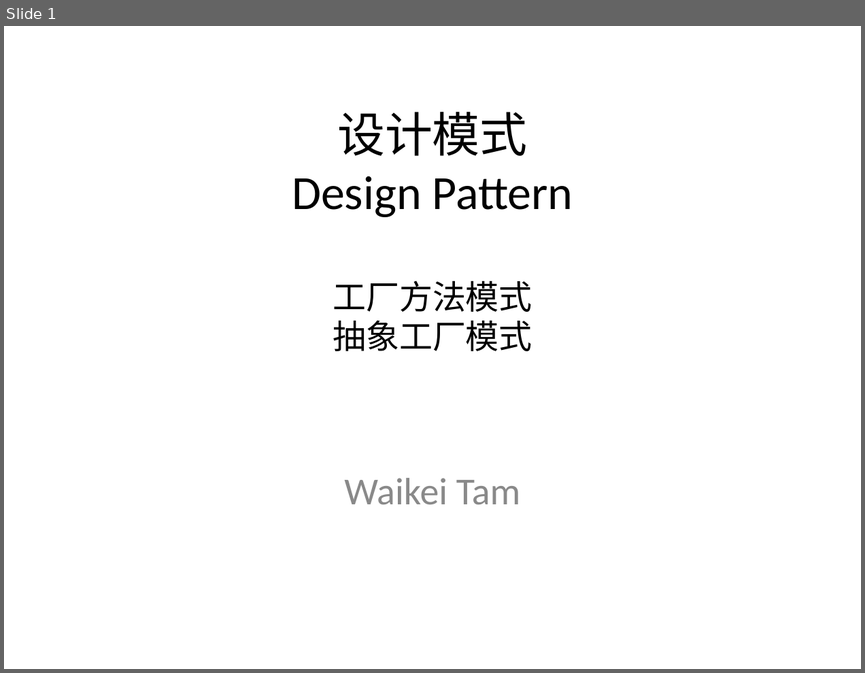
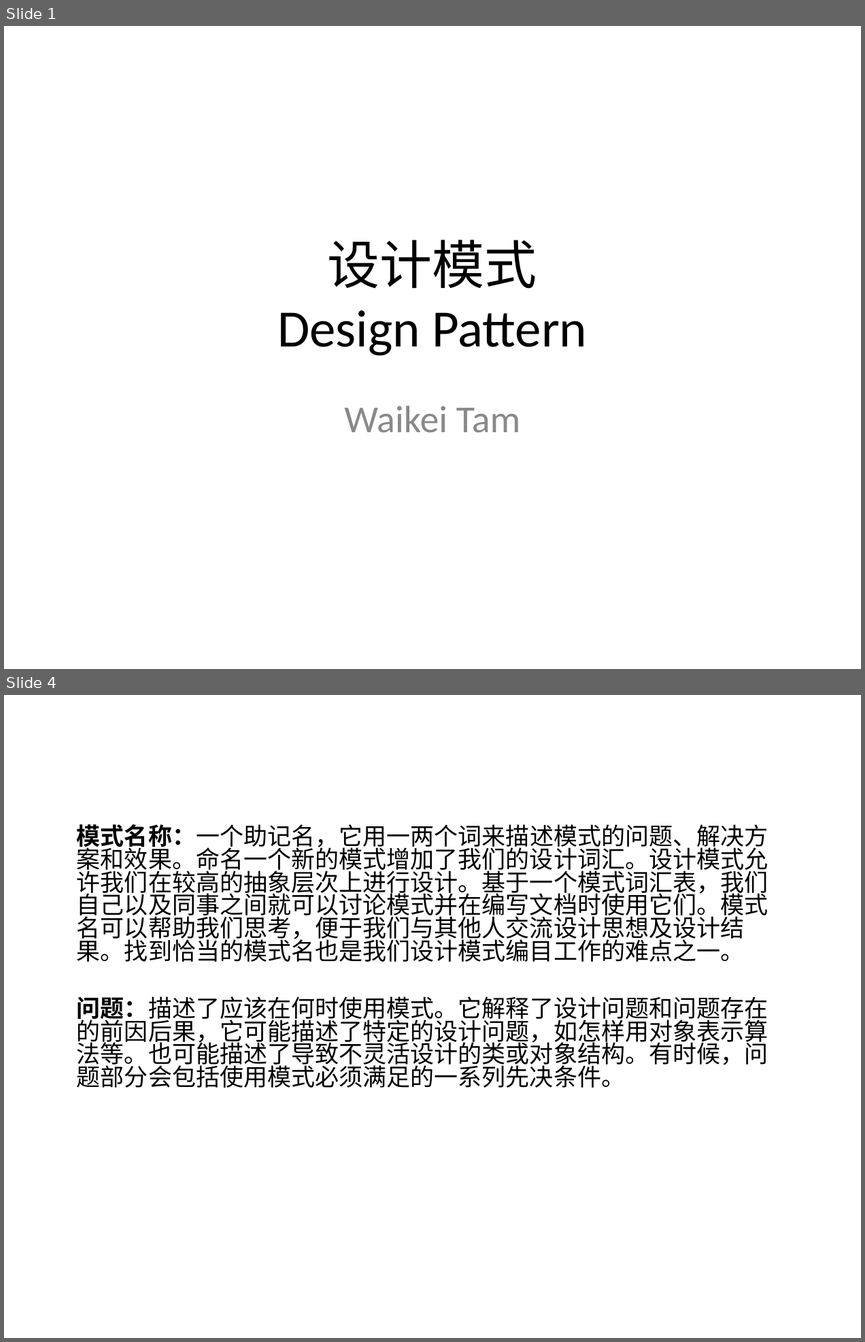
Before and after one commit to PlumpMath/DesignPattern-108, a slide deck: doc/Design Pattern.ppt. Shown one above the other, each under a label of ours: slide 1 before the commit, slides 1 and 4 after it; the slides between them are not shown. The pictures are 865x673 and 865x1342 pixels, drawn with LibreOffice and Linux fonts; fonts in the diff are those of the drawing. Boxes give left, top, right and bottom in pixels: in the first picture for what was removed or moved away, otherwise in the second. Text is boxed around its words. In the diff, an @@ line names an element or a change of style, - is before the commit and + after.

```diff
--- a/doc/Design Pattern.ppt
+++ b/doc/Design Pattern.ppt
@@ slide 4 added at (x1=4, y1=695, x2=861, y2=1338), background #FFFFFF @@
@@ text added at (x1=77, y1=824, x2=768, y2=1087), 20 pt, text #000000 @@
+模式名称：一个助记名，它用一两个词来描述模式的问题、解决方案和效果。命名一个新的模式增加了我们的设计词汇。设计模式允许我们在较高的抽象层次上进行设计。基于一个模式词汇表，我们自己以及同事之间就可以讨论模式并在编写文档时使用它们。模式名可以帮助我们思考，便于我们与其他人交流设计思想及设计结果。找到恰当的模式名也是我们设计模式编目工作的难点之一。
+问题：描述了应该在何时使用模式。它解释了设计问题和问题存在的前因后果，它可能描述了特定的设计问题，如怎样用对象表示算法等。也可能描述了导致不灵活设计的类或对象结构。有时候，问题部分会包括使用模式必须满足的一系列先决条件。
@@ slide 1 changed as well @@
@@ title at (x1=277, y1=240, x2=587, y2=356): text changed; size 40 to 44 pt @@
-设计模式
-Design Pattern
-工厂方法模式
-抽象工厂模式
+设计模式
+Design Pattern
@@ subtitle "Waikei Tam" moved from (x1=344, y1=478, x2=520, y2=505) to (x1=344, y1=405, x2=520, y2=433) @@
```
Also in this commit, not shown: 3 other slides changed, 15 other slides added, 2 slides removed.
